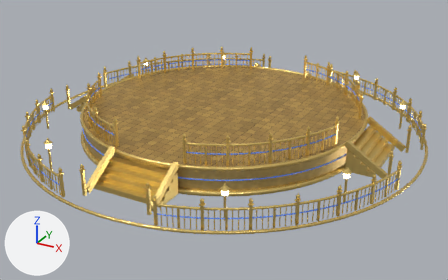
The glTF model public/assets/island_dais.glb, before and after one commit.
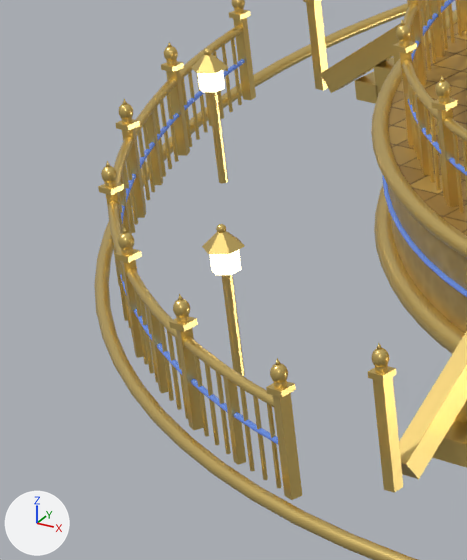
The first picture shows the older version from a camera (50 mm lens) standing at (14.16, -25.76, 12.25) and looking at (0.32, -0.61, -0.33). The close-ups show the older and then the newer version on the part from 0% to 22% of the width and 32% to 75% of the height of that picture. Only the edits that show in the close-ups are written down. Arrows for +X, +Y and +Z are at lower left; the lights stay in place. Where no turn or scale is listed for an object, it has been applied to the vertices.

In view in the first close-up: 'band', 'cheek.005', 'cheek.006', 'cornice', 'drum', 'kerb', 'plinth', 'post.036', 'post.038', 'rail.004', 'rail.005', 'rail.013', 'stair_post.005', 'stair_post.006' and 105 more.
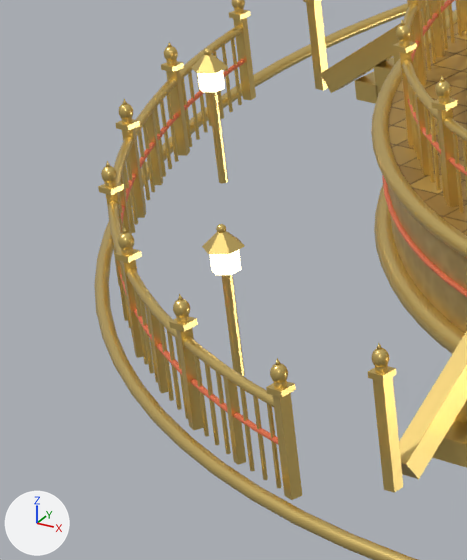
Edits to the scene script, one JSON object a line:
```json
{"op": "add", "block": "mat_shu", "code": ["mat_shu = principled_material('shu')", "mat_shu.base_color = (0.72, 0.16, 0.07)  # orange #dd6f4b", "mat_shu.metallic = 0.2", "mat_shu.roughness = 0.35", "mat_shu.emission_color = (0.09, 0.018, 0.006)  # brown #552412", "mat_shu.emission_strength = 1.0"]}
{"block": "me_torus_002", "where": "me_torus_002.from_pydata(...)  # 960 vertices, 1920 faces; spans x -7.05..7.05, y -7.05..7.05, z -0.03..0.03"}
{"op": "remove", "block": "me_torus_002", "code": "me_torus_002.materials.append(mat_lapis)  # blue #6f95e5, glowing dark blue #27386f"}
{"op": "add", "block": "me_torus_002", "code": "me_torus_002.materials.append(mat_shu)  # orange #dd6f4b"}
{"block": "me_rail_005", "where": "me_rail_005.from_pydata(...)  # 264 vertices, 524 faces; spans x -9.46..-2.27, y -9.46..-2.27, z 0.46..0.51"}
{"op": "remove", "block": "me_rail_005", "code": "me_rail_005.materials.append(mat_lapis)  # blue #6f95e5, glowing dark blue #27386f"}
{"op": "add", "block": "me_rail_005", "code": "me_rail_005.materials.append(mat_shu)  # orange #dd6f4b"}
{"block": "me_rail_013", "where": "me_rail_013.from_pydata(...)  # 180 vertices, 356 faces; spans x -6.5..-1.72, y -6.5..-1.72, z 1.66..1.71"}
{"op": "remove", "block": "me_rail_013", "code": "me_rail_013.materials.append(mat_lapis)  # blue #6f95e5, glowing dark blue #27386f"}
{"op": "add", "block": "me_rail_013", "code": "me_rail_013.materials.append(mat_shu)  # orange #dd6f4b"}
```

What differs and where, as boxes (x1, y1, x2, y2) in the close-ups (467 x 560 px):
```json
{"object": "rail.005", "change": "recoloured", "before": [120, 59, 278, 444], "after": [120, 59, 278, 444]}
{"object": "band", "change": "recoloured", "before": [382, 175, 467, 297], "after": [382, 175, 467, 297]}
{"object": "rail.013", "change": "recoloured", "before": [408, 0, 467, 176], "after": [408, 0, 467, 176]}
```
